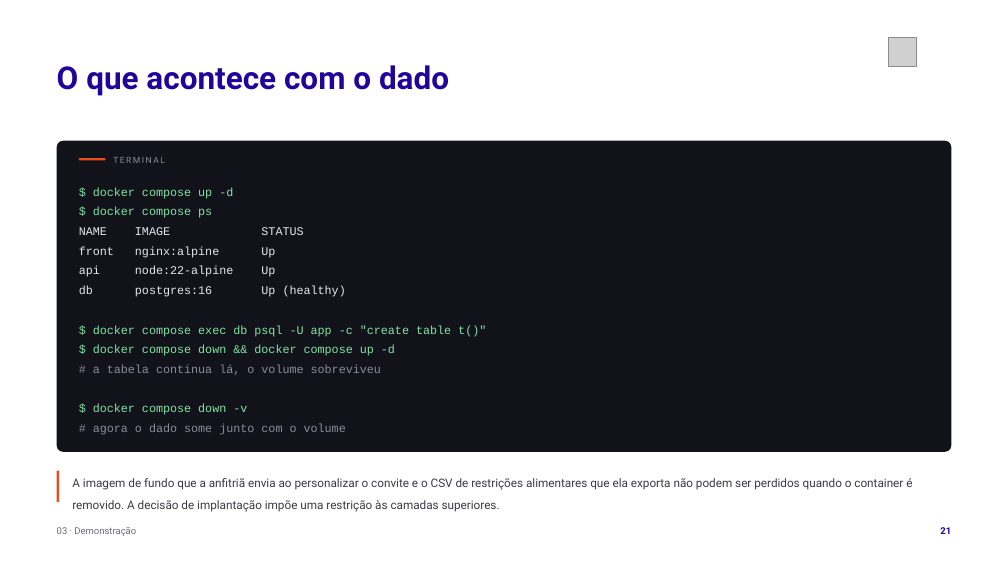
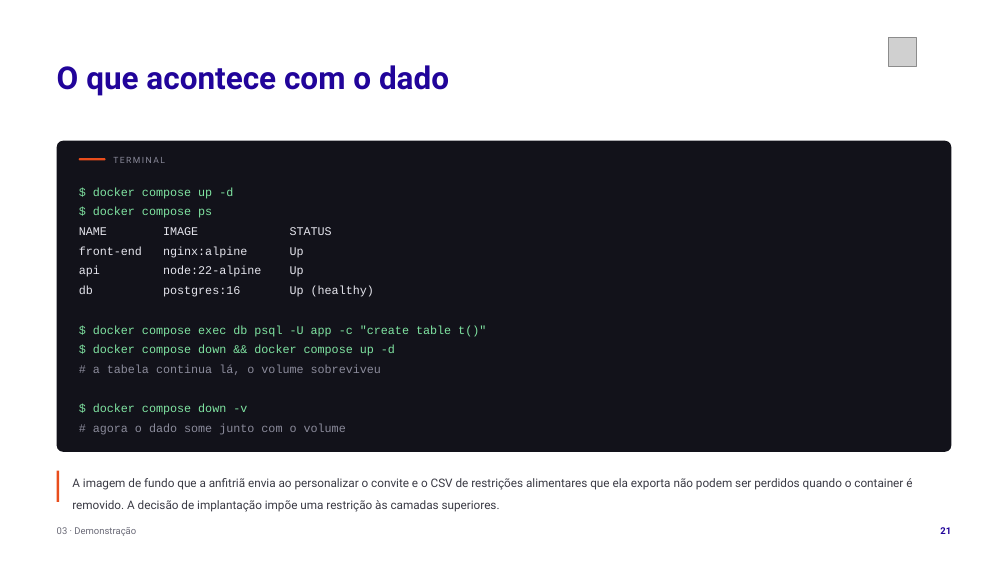
Before and after one commit to tcpassos/invite-app, a slide deck: slide 21 of trabalhos/T1-Docker-Invite-People.pptx. Drawn at 1008x567 pixels with LibreOffice and Linux fonts; fonts in the diff are those of the drawing; grey boxes stand for pictures. Boxes give left, top, right and bottom in pixels: in the first picture for what was removed or moved away, otherwise in the second. Text is boxed around its words. In the diff, an @@ line names an element or a change of style, - is before the commit and + after.

Commit message:
docs: nome do servico de front-end por extenso no compose e na demonstracao do T1

```diff
--- a/trabalhos/T1-Docker-Invite-People.pptx
+++ b/trabalhos/T1-Docker-Invite-People.pptx
@@ text at bbox=[79, 247, 304, 258]: text changed @@
-front nginx:alpine Up
+front-end nginx:alpine Up
@@ 3 texts: place and size @@
-3 texts at bbox=[79, 227, 346, 297]
+3 texts at bbox=[79, 227, 374, 297]
```
Also in this commit, not shown: 1 other slide changed, 4 other files.
